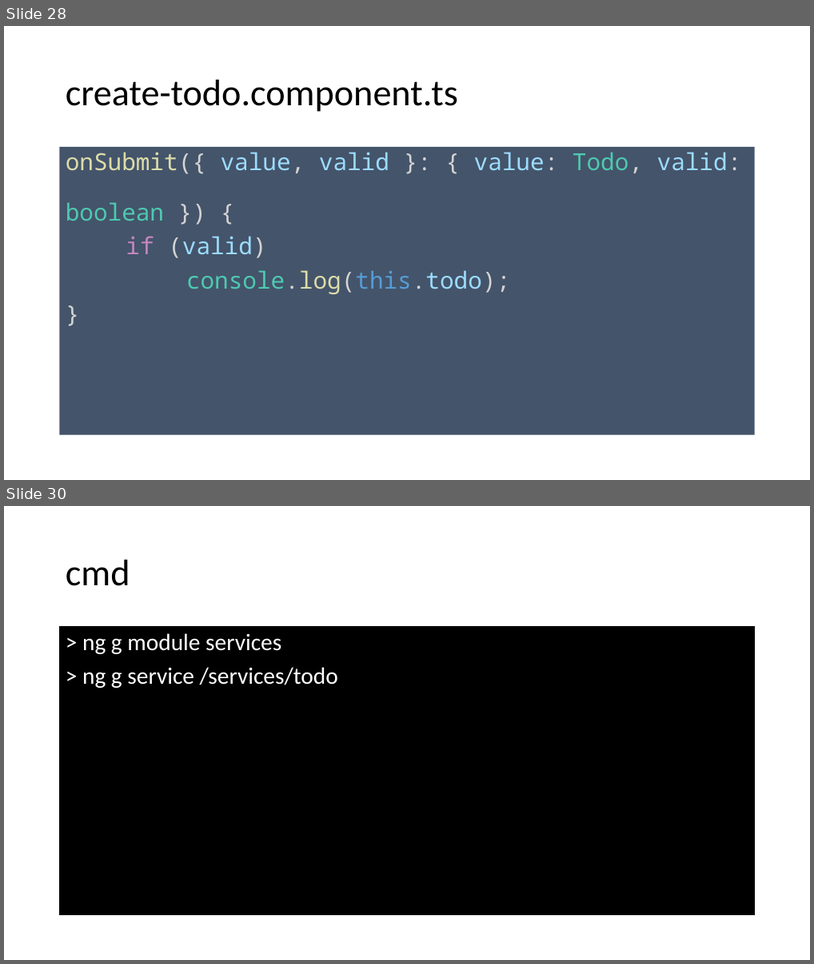
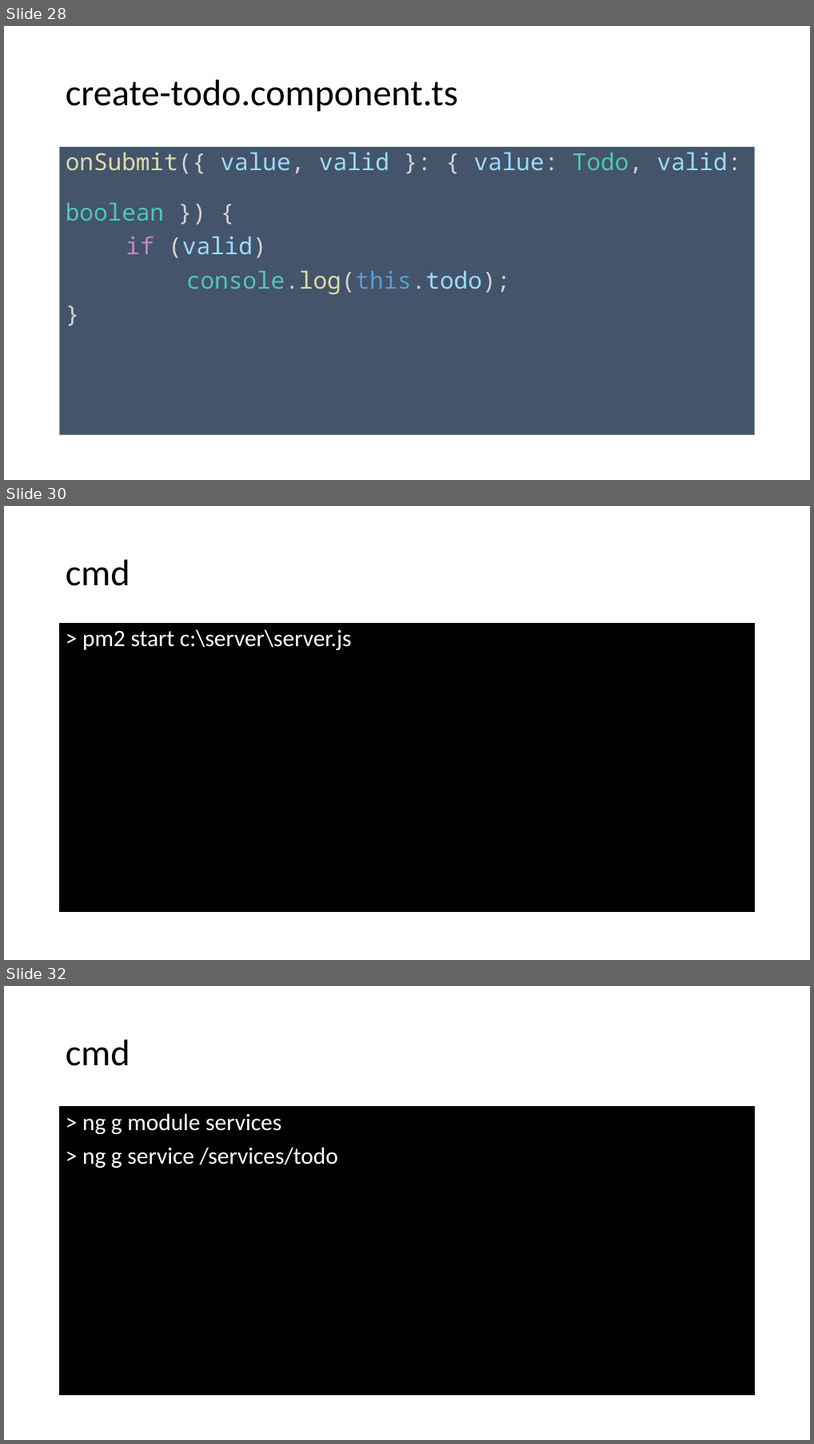
Before and after one commit to spirit-coding/todo-app-aj33349, a slide deck: Angular2.pptx. Shown one above the other, each under a label of ours: slides 28 and 30 before the commit, slides 28, 30 and 32 after it; the slides between them are not shown. The pictures are 814x964 and 814x1444 pixels, drawn with LibreOffice and Linux fonts; fonts in the diff are those of the drawing. Boxes give left, top, right and bottom in pixels: in the first picture for what was removed or moved away, otherwise in the second. Text is boxed around its words. In the diff, an @@ line names an element or a change of style, - is before the commit and + after.

```diff
--- a/Angular2.pptx
+++ b/Angular2.pptx
@@ slide 30 added at bbox=[4, 506, 810, 960], background #FFFFFF @@
@@ title added at bbox=[66, 560, 130, 586], 44 pt, text #000000 @@
+cmd
@@ text added at bbox=[60, 623, 755, 911], fill #000000, outline #000000 1 pt, 28 pt, text #FFFFFF @@
+> pm2 start c:\server\server.js
@@ what was slide 30 is now slide 32 @@
```
Also in this commit, not shown: 4 slides changed, 2 other slides added, 1 slide removed.
